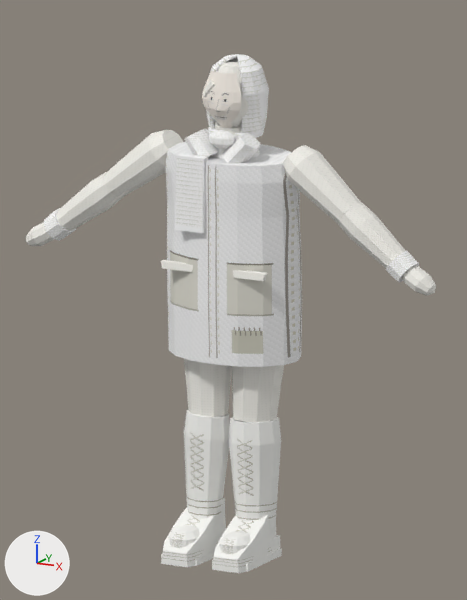
Renders of the Blender file ArtSource/VillageLife/WoodWoman.blend from each side of a commit.
Camera for both pictures: the file's camera 'ReviewCamera'. Arrows for +X, +Y and +Z are at lower left; the lights stay in place. The first picture is the older version.
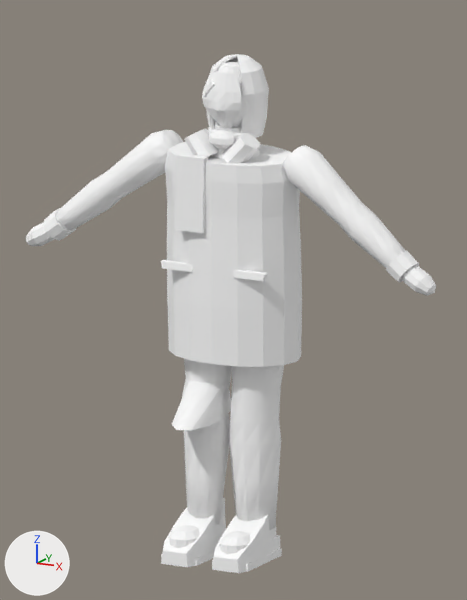
The newer file adds a shape key; the second version is drawn at full value of the shape key 'JointVolume.Knee.R' of 'CLO_Thigh.R', and the change is written as the vertex moves it makes.

Changed parts and their boxes [x1, y1, x2, y2] in the pictures (467 x 600 px; the box of a moved part takes in the faces that stretch with it):
'CLO_Shin.R', surface changed
    both: [184, 414, 230, 525]
'CLO_Thigh.R', surface changed, reshaped
    before: [184, 359, 232, 417]
    after: [172, 359, 232, 430]
'CLO_SleeveUpper.L', surface changed
    both: [283, 145, 362, 223]
'CLO_Thigh.L', surface changed
    both: [231, 365, 284, 423]
'CLO_SleeveUpper.R', surface changed
    both: [104, 130, 180, 197]
'CLO_SleeveLower.L', surface changed
    both: [338, 203, 400, 268]
'CLO_SleeveLower.R', surface changed
    both: [57, 172, 122, 230]
'GEO_FaceSurface', surface changed
    both: [202, 70, 241, 128]
'GEO_Hand.L', surface changed
    both: [402, 266, 436, 296]
'GEO_BootToeCap.L', surface changed
    both: [219, 531, 251, 554]
'GEO_Head', surface changed
    both: [212, 62, 249, 127]
'GEO_Hand.R', surface changed
    both: [26, 222, 54, 246]
'CLO_PocketFlap.L', surface changed
    both: [233, 270, 268, 281]
'CLO_PocketFlap.R', surface changed
    both: [161, 260, 193, 272]
'GEO_Neck', surface changed
    both: [215, 122, 241, 134]
'HAIR_ForeheadLock', surface changed
    both: [203, 79, 215, 97]
part 1 of me_clo_thigh_r_mesh, moved or reshaped
    before: [186, 378, 230, 417]
    after: [172, 378, 231, 430]

The change, as a list of edits to the scene's bpy script:
```text
Change mat_mat_player3dlit:
    remove # nodes: BsdfPrincipled, MixRGB, ObjectInfo, OutputMaterial, TexImage
    remove # uses the picture img_woodwomanatlas_png
    nodes: BsdfPrincipled, ObjectInfo, OutputMaterial
Change me_clo_thigh_r_mesh:
    used by ob_clo_thigh_r; location = (-0.092, -0.004, 0.878)
    remove me_clo_thigh_r_mesh.from_pydata(...)  # 40 vertices, 76 faces; spans x -0.104..0.091, y -0.09..0.102, z -0.396..-0.012
    add me_clo_thigh_r_mesh.from_pydata(...)  # 40 vertices, 76 faces; spans x -0.104..0.091, y -0.261..0.135, z -0.397..-0.012
    me_clo_thigh_r_mesh part 1
    me_clo_thigh_r_mesh.vertices[30].co: (0.054, -0.069, -0.389) -> (0.055, -0.241, -0.397)  # pixel (213, 417) -> pixel (190, 430)
    me_clo_thigh_r_mesh.vertices[31].co: (0.013, -0.081, -0.389) -> (0.009, -0.261, -0.396)  # pixel (201, 416) -> pixel (176, 429)
    me_clo_thigh_r_mesh.vertices[32].co: (-0.031, -0.066, -0.391) -> (-0.038, -0.204, -0.394)  # pixel (191, 414) -> pixel (171, 424)
    me_clo_thigh_r_mesh.vertices[33].co: (-0.062, -0.032, -0.393) -> (-0.07, -0.094, -0.393)
    me_clo_thigh_r_mesh.vertices[34].co: (-0.068, 0.01, -0.395) -> (-0.072, 0.028, -0.391)
    me_clo_thigh_r_mesh.vertices[35].co: (-0.046, 0.044, -0.396) -> (-0.046, 0.116, -0.391)
    me_clo_thigh_r_mesh.vertices[36].co: (-0.005, 0.055, -0.395) -> (0.0, 0.135, -0.392)
    me_clo_thigh_r_mesh.vertices[37].co: (0.039, 0.041, -0.393) -> (0.048, 0.079, -0.393)
    me_clo_thigh_r_mesh.vertices[38].co: (0.07, 0.006, -0.391) -> (0.079, -0.032, -0.395)  # pixel (228, 413) -> pixel (225, 417)
    me_clo_thigh_r_mesh.vertices[39].co: (0.076, -0.036, -0.389) -> (0.082, -0.154, -0.396)  # pixel (223, 415) -> pixel (209, 425)
```
